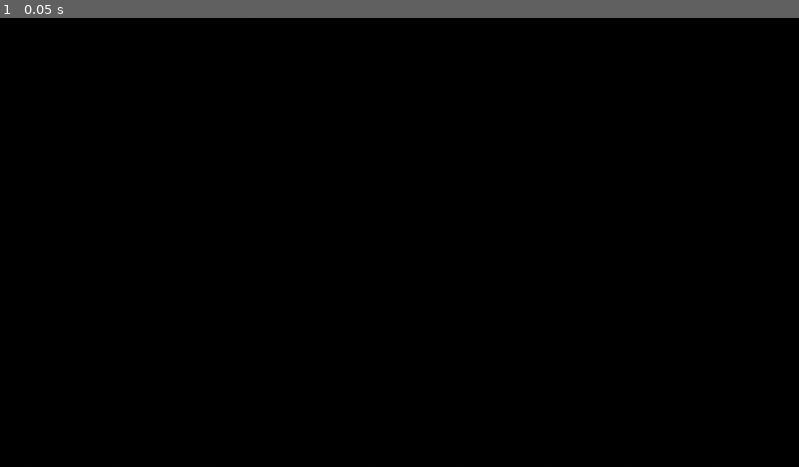
Above: before the commit, frame 1.
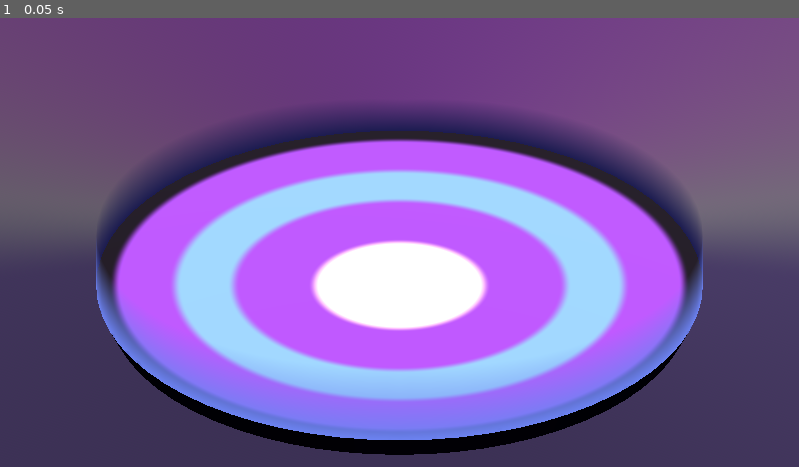
Above: after the commit, the same moment.

Repository: mwpenny/GGJ2024
Game: Godot game, scene res://scenes/test_scene.tscn
Two runs of this game, one before a commit and one after it. Both use one fixed random seed, a clock stepped at 60 frames per second and the inputs below. This scene is started directly instead of the project's main scene.
Inputs:
- Up to frame 1 (0.05 s): no input

The runs differ from the first frame. In frame 1, 98% of the frame differs, in the area x 0-100%, y 0-100%.

Commit message:
Fix lighting in test scene

Diff:
--- a/scenes/test_scene.tscn
+++ b/scenes/test_scene.tscn
@@ -38,6 +38,10 @@
 [sub_resource type="Environment" id="Environment_t3p2d"]
 background_mode = 2
 sky = SubResource("Sky_gqm1b")
+ambient_light_source = 3
+ambient_light_color = Color(1, 1, 1, 1)
+
+[sub_resource type="CameraAttributesPractical" id="CameraAttributesPractical_ggid6"]
 
 [sub_resource type="ShaderMaterial" id="ShaderMaterial_2d64m"]
 render_priority = 1
@@ -52,6 +56,10 @@
 
 [node name="World" type="Node3D"]
 
+[node name="Sun" type="DirectionalLight3D" parent="."]
+transform = Transform3D(-0.866023, -0.433016, 0.250001, 0, 0.499998, 0.866027, -0.500003, 0.749999, -0.43301, 0, 0, 0)
+shadow_enabled = true
+
 [node name="Platform" type="MeshInstance3D" parent="."]
 mesh = SubResource("CylinderMesh_alqsq")
 
@@ -62,16 +70,18 @@
 
 [node name="WorldEnvironment" type="WorldEnvironment" parent="."]
 environment = SubResource("Environment_t3p2d")
+camera_attributes = SubResource("CameraAttributesPractical_ggid6")
 
-[node name="Camera3D" type="Camera3D" parent="."]
-transform = Transform3D(1, 0, 0, 0, 0.860182, 0.509988, 0, -0.509988, 0.860182, 0, 20.8004, 26.4561)
-projection = 1
-size = 37.0
-
-[node name="Node3D" type="Node3D" parent="."]
+[node name="CircleOfWalls" type="Node3D" parent="."]
 transform = Transform3D(1, 0, 0, 0, 1, 0, 0, 0, 1, 0, 0.971157, 0)
 script = ExtResource("2_1wyeo")
 mat = SubResource("ShaderMaterial_2d64m")
 segments = 64
 radius = 25.0
 height = 10.0
+
+[node name="Camera3D" type="Camera3D" parent="."]
+transform = Transform3D(1, 0, 0, 0, 0.860182, 0.509988, 0, -0.509988, 0.860182, 0, 20.8004, 26.4561)
+projection = 1
+current = true
+size = 37.0
Not shown: 1 places in scenes/test_scene.tscn that only renumber resources
